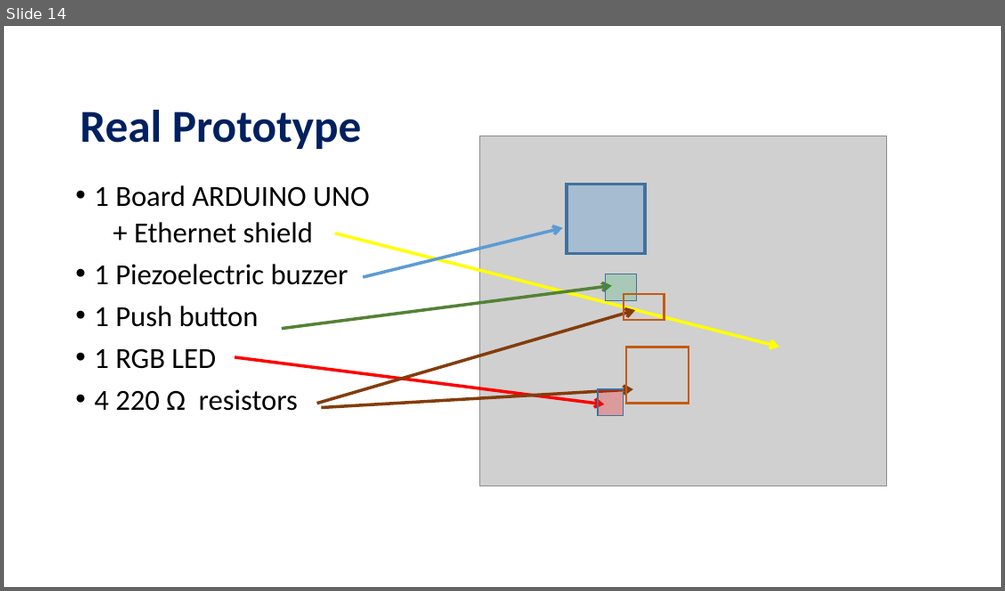
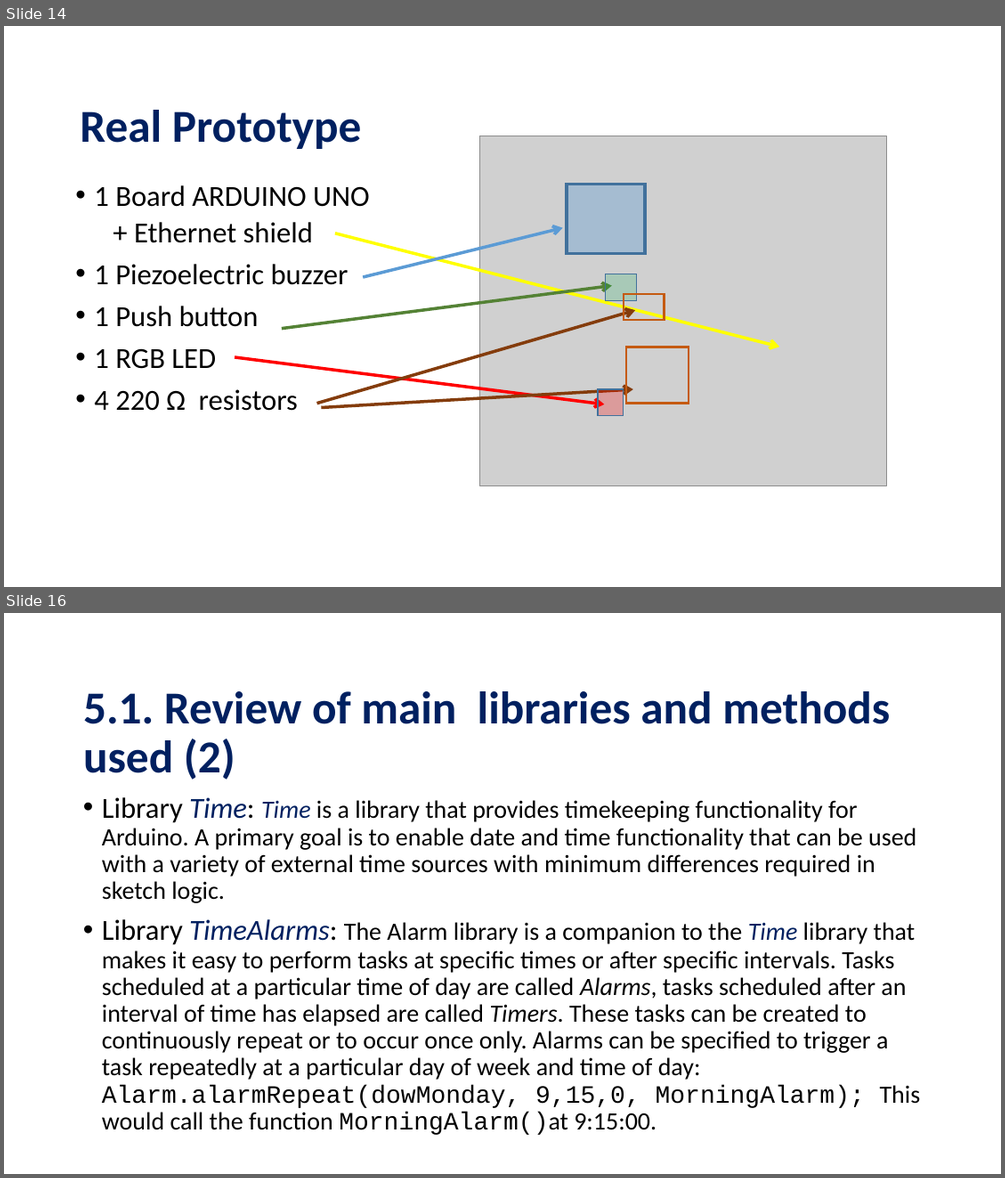
Before and after one commit to FlorLoreto/Projects, a slide deck: The Internet of Things.ppt. Shown one above the other, each under a label of ours: slide 14 before the commit, slides 14 and 16 after it; the slides between them are not shown. The pictures are 1005x591 and 1005x1178 pixels, drawn with LibreOffice and Linux fonts; fonts in the diff are those of the drawing; grey boxes stand for pictures; background and template pictures are left out. Boxes give left, top, right and bottom in pixels: in the first picture for what was removed or moved away, otherwise in the second. Text is boxed around its words. In the diff, an @@ line names an element or a change of style, - is before the commit and + after.

```diff
--- a/The Internet of Things.ppt
+++ b/The Internet of Things.ppt
@@ slide 16 added at (x1=4, y1=613, x2=1001, y2=1174), background #FFFFFF @@
@@ title added at (x1=83, y1=691, x2=890, y2=779), 44 pt, text #002060, bold @@
+5.1. Review of main libraries and methods used (2)
@@ text added at (x1=102, y1=797, x2=921, y2=1135), 24 pt, text #000000 @@
+• Library Time: Time is a library that provides timekeeping functionality for Arduino. A primary goal is to enable date and time functionality that can be used with a variety of external time sources with minimum differences required in sketch logic.
+• Library TimeAlarms: The Alarm library is a companion to the Time library that makes it easy to perform tasks at specific times or after specific intervals. Tasks scheduled at a particular time of day are called Alarms, tasks scheduled after an interval of time has elapsed are called Timers. These tasks can be created to continuously repeat or to occur once only. Alarms can be specified to trigger a task repeatedly at a particular day of week and time of day: Alarm.alarmRepeat(dowMonday, 9,15,0, MorningAlarm); This would call the function MorningAlarm()at 9:15:00.
```
Also in this commit, not shown: 2 slides changed, 6 other slides added, 1 slide removed, 18 other files.
